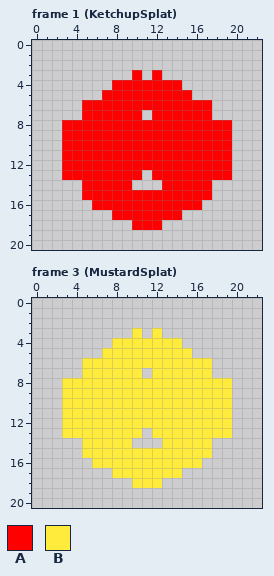
Two states of a pixel-art file, assets/art/Powerup/ProjectileSplats.aseprite. The picture above is the old version.
23x21 pixels, 4 frames. Shown: frame 1 (KetchupSplat), frame 3 (MustardSplat).
Visible layers, top first: "Right", "Left".
Palette (. is transparent): A #ff0000  B #ffeb3b
Pixels before, frame 1 (KetchupSplat), first column x 3:
 3 .......A.A.......
 4 .....AAAAAAA.....
 5 ....AAAAAAAAA....
 6 ..AAAAAAAAAAAAA..
 7 ..AAAAAA.AAAAAA..
 8 AAAAAAAAAAAAAAAAA
 9 AAAAAAAAAAAAAAAAA
10 AAAAAAAAAAAAAAAAA
11 AAAAAAAAAAAAAAAAA
12 AAAAAAAAAAAAAAAAA
13 AAAAAAAA.AAAAAAAA
14 ..AAAAA...AAAAA..
15 ..AAAAAAAAAAAAA..
16 ...AAAAAAAAAAA...
17 .....AAAAAAA.....
18 .......AAA.......
Pixels before, frame 3 (MustardSplat), first column x 3:
 3 .......B.B.......
 4 .....BBBBBBB.....
 5 ....BBBBBBBBB....
 6 ..BBBBBBBBBBBBB..
 7 ..BBBBBB.BBBBBB..
 8 BBBBBBBBBBBBBBBBB
 9 BBBBBBBBBBBBBBBBB
10 BBBBBBBBBBBBBBBBB
11 BBBBBBBBBBBBBBBBB
12 BBBBBBBBBBBBBBBBB
13 BBBBBBBB.BBBBBBBB
14 ..BBBBB...BBBBB..
15 ..BBBBBBBBBBBBB..
16 ...BBBBBBBBBBB...
17 .....BBBBBBB.....
18 .......BBB.......
The result:
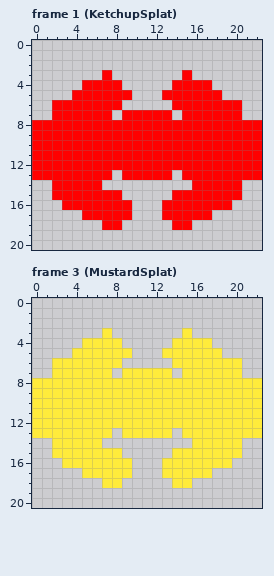
The exact change:
Changed rows in their new state; - is an unchanged pixel.
Frame 1 (KetchupSplat), layers "Right", "Left":
first column x 0:
 3 -------A--.-.--A-------
 4 -----AAA-.....-AAA-----
 5 ----AAA---...---AAA----
 6 --AAA----.....----AAA--
 7 --AAA---.--A--.---AAA--
 8 AAA-----------------AAA
 9 AAA-----------------AAA
10 AAA-----------------AAA
11 AAA-----------------AAA
12 AAA-----------------AAA
13 AAA-----.--A--.-----AAA
14 --AAA--...---...--AAA--
15 --AAA----.....----AAA--
16 ---AAA----...----AAA---
17 -----AAA--...--AAA-----
18 -------AA-...-AA-------
Frame 3 (MustardSplat), layers "Right", "Left":
first column x 0:
 3 -------B--.-.--B-------
 4 -----BBB-.....-BBB-----
 5 ----BBB---...---BBB----
 6 --BBB----.....----BBB--
 7 --BBB---.--B--.---BBB--
 8 BBB-----------------BBB
 9 BBB-----------------BBB
10 BBB-----------------BBB
11 BBB-----------------BBB
12 BBB-----------------BBB
13 BBB-----.--B--.-----BBB
14 --BBB--...---...--BBB--
15 --BBB----.....----BBB--
16 ---BBB----...----BBB---
17 -----BBB--...--BBB-----
18 -------BB-...-BB-------
Where, in picture pixels (left, top, right, bottom), the same in both pictures:
changed: (32, 70, 262, 230)
changed: (32, 328, 262, 488)
